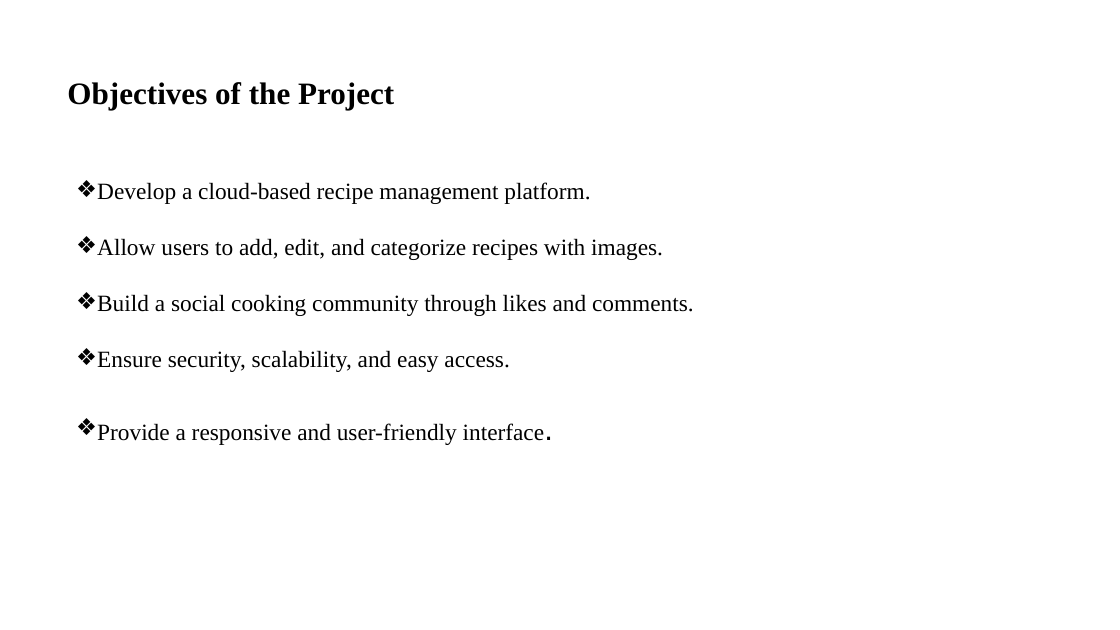
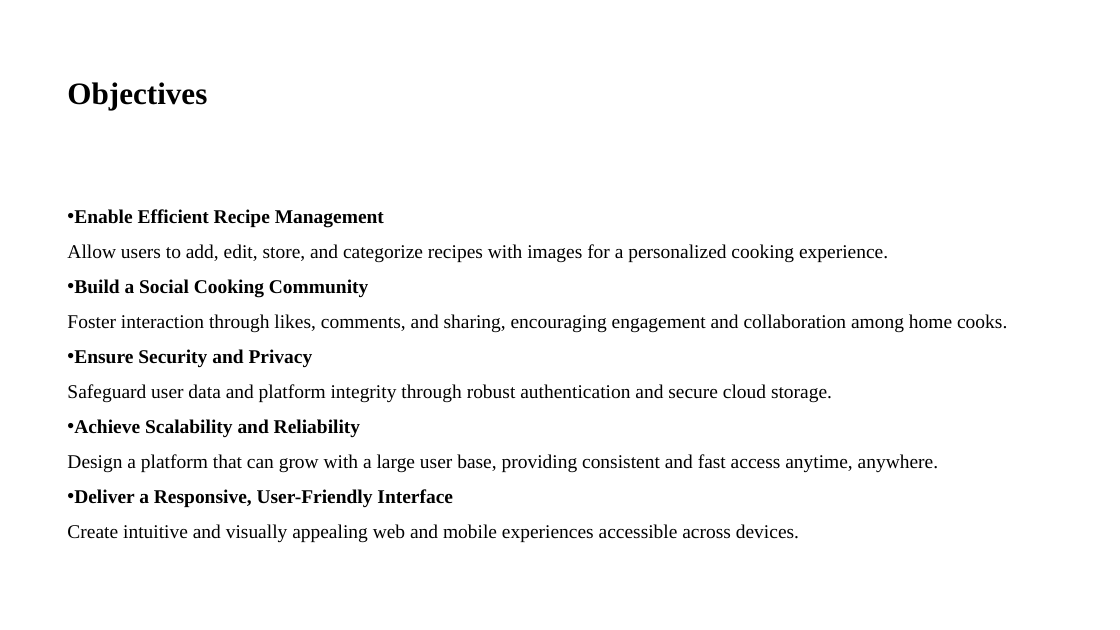
Before and after one commit to pabolukaruna7/kc, a slide deck: slide 4 of c13.pptx. Drawn at 1120x630 pixels with LibreOffice and Linux fonts; fonts in the diff are those of the drawing. Boxes give left, top, right and bottom in pixels: in the first picture for what was removed or moved away, otherwise in the second. Text is boxed around its words. In the diff, an @@ line names an element or a change of style, - is before the commit and + after.

```diff
--- a/c13.pptx
+++ b/c13.pptx
@@ title at (67, 82, 207, 110): text changed @@
-Objectives of the Project
+Objectives
@@ text at (67, 209, 1007, 543): text changed; size 24 to 20 pt @@
-❖ Develop a cloud-based recipe management platform.
-❖ Allow users to add, edit, and categorize recipes with images.
-❖ Build a social cooking community through likes and comments.
-❖ Ensure security, scalability, and easy access.
-❖ Provide a responsive and user-friendly interface.
+• Enable Efficient Recipe Management
+  Allow users to add, edit, store, and categorize recipes with images for a personalized cooking experience.
+• Build a Social Cooking Community
+  Foster interaction through likes, comments, and sharing, encouraging engagement and collaboration among home cooks.
+• Ensure Security and Privacy
+  Safeguard user data and platform integrity through robust authentication and secure cloud storage.
+• Achieve Scalability and Reliability
+  Design a platform that can grow with a large user base, providing consistent and fast access anytime, anywhere.
+• Deliver a Responsive, User-Friendly Interface
+  Create intuitive and visually appealing web and mobile experiences accessible across devices.
```
Also in this commit, not shown: 1 other slide changed, 8 slides added, 6 slides removed.
